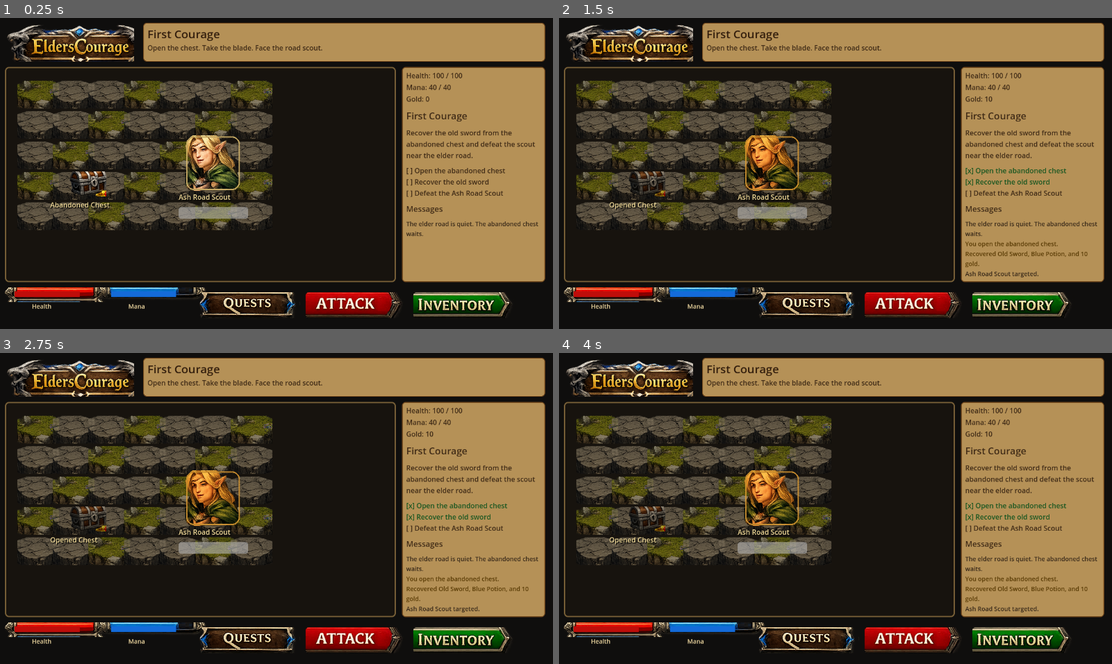
Above: before the commit, frames 1-4 (two rows, left to right).
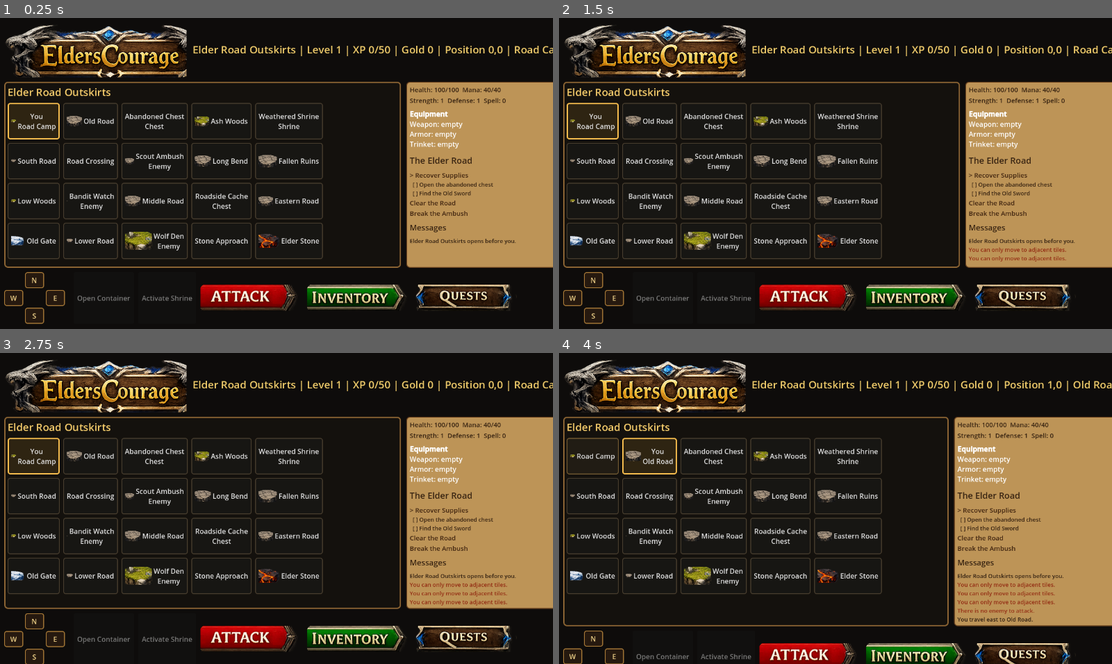
Above: after the commit, the same moments.

Repository: dshills/EldersCourage
Game: Godot game, scene res://scenes/phase3/ElderRoadOutskirts.tscn
Same seed, same stepped clock (60 frames per second), same inputs: the game is played once before the commit and once after it. Before the commit the project starts from res://scenes/phase2/FirstAdventureLoop.tscn.
Inputs (mouse positions are in pixels of both pictures, inside the frame that each line leads up to):
- Up to frame 1 (0.25 s): no input
- Up to frame 2 (1.5 s): click (647, 182) at 0.52 s; click (774, 164) at 1.27 s
- Up to frame 3 (2.75 s): click (33, 455) at 2 s, where only the run after the commit has a clickable "You Road Camp"
- Up to frame 4 (4 s): click (807, 639) at 2.77 s; click (647, 455) at 3.5 s, where only the run after the commit has a clickable "Old Road"

The runs differ from the first frame. In frame 1, 44% of the frame differs, in the area x 0-100%, y 1-99%; in frame 2, 44%; in frame 3, 43%; in frame 4, 44%, in the area x 0-100%, y 1-100%.

Commit message:
Document phase 3 acceptance status

Diff:
--- a/game/project.godot
+++ b/game/project.godot
@@ -6,7 +6,7 @@
 [application]
 
 config/name="EldersCourage Prototype"
-run/main_scene="res://scenes/phase2/FirstAdventureLoop.tscn"
+run/main_scene="res://scenes/phase3/ElderRoadOutskirts.tscn"
 config/features=PackedStringArray("4.0")
 config/icon=""
 
Not shown, changed: README.md
Not shown, added: specs/phase3/ACCEPTANCE.md
